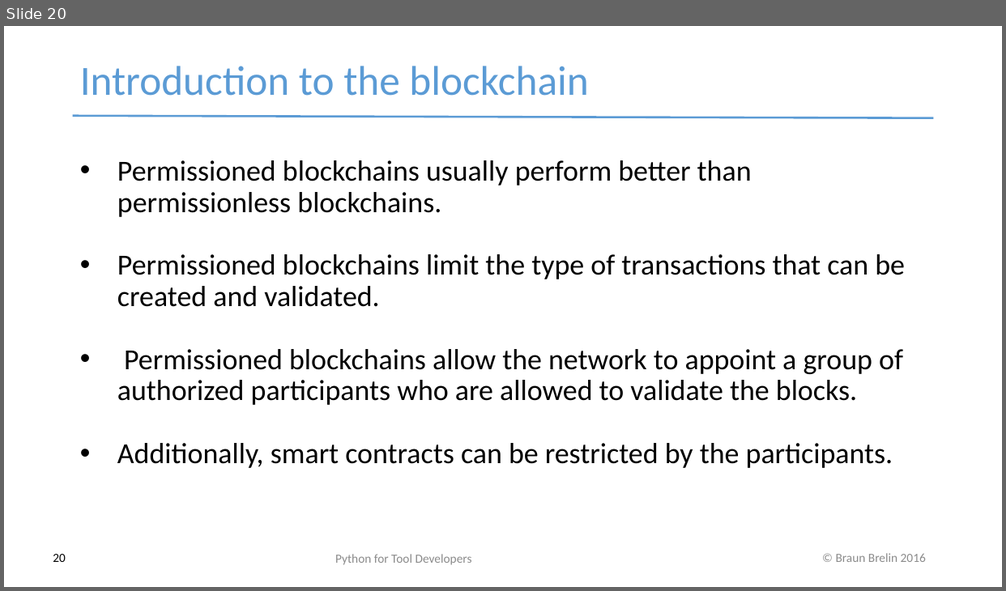
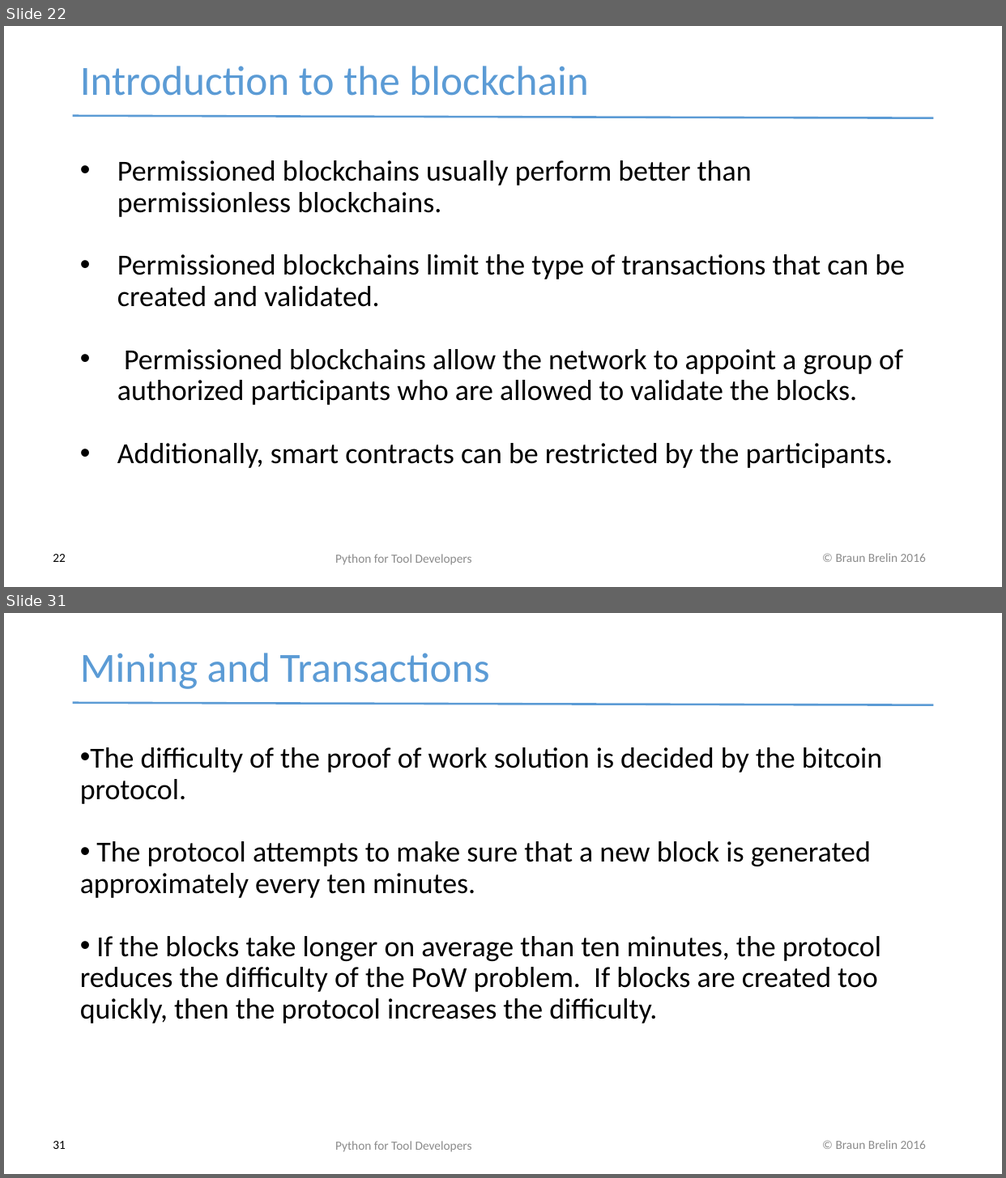
Before and after one commit to redmage123/btc-introductory-workshop, a slide deck: docs/Blockchain workshop v0.1.pptx. Shown one above the other, each under a label of ours: slide 20 before the commit, slides 22 and 31 after it; the slides between them are not shown. The pictures are 1006x591 and 1006x1178 pixels, drawn with LibreOffice and Linux fonts; fonts in the diff are those of the drawing. Boxes give left, top, right and bottom in pixels: in the first picture for what was removed or moved away, otherwise in the second. Text is boxed around its words. In the diff, an @@ line names an element or a change of style, - is before the commit and + after.

```diff
--- a/docs/Blockchain workshop v0.1.pptx
+++ b/docs/Blockchain workshop v0.1.pptx
@@ slide 31 added at [4,613,1002,1174], background #FFFFFF; not listed: 2 template elements that a slide beside it also shows @@
@@ text added at [80,653,490,689], 40 pt, text #5B9BD5 @@
+Mining and Transactions
@@ text added at [80,747,883,1024], 28 pt, text #000000 @@
+• The difficulty of the proof of work solution is decided by the bitcoin protocol.
+• The protocol attempts to make sure that a new block is generated approximately every ten minutes.
+• If the blocks take longer on average than ten minutes, the protocol reduces the difficulty of the PoW problem. If blocks are created too quickly, then the protocol increases the difficulty.
@@ page number added at [53,1141,66,1149], 12 pt, text #000000 @@
+31
@@ text added at [335,1141,472,1152], 12 pt, text #8B8B8B @@
+Python for Tool Developers
@@ what was slide 20 is now slide 22 @@
@@ page number at [53,554,66,562]: text changed @@
-20
+22
```
Also in this commit, not shown: 3 slides changed, 12 other slides added, 21 slides removed, 4 other files.
